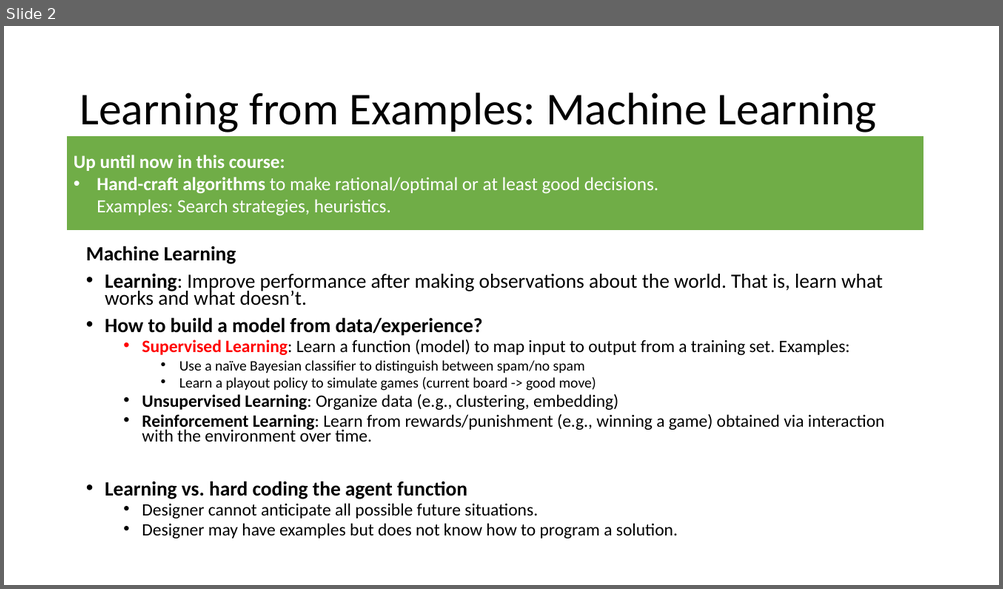
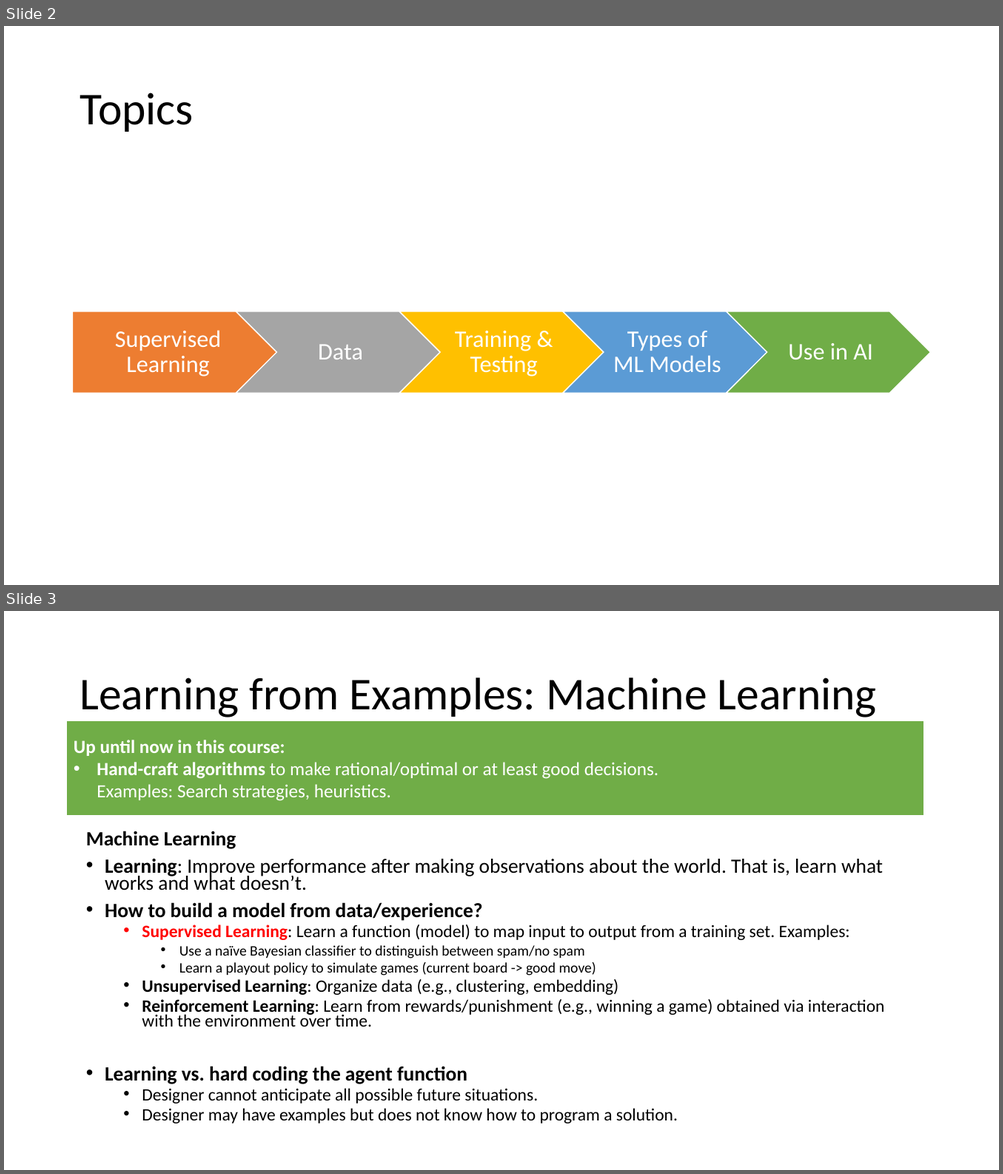
Before and after one commit to mhahsler/CS7320-AI, a slide deck: slides/19_ML_intro.pptx. Shown one above the other, each under a label of ours: slide 2 before the commit, slides 2 and 3 after it. The pictures are 1003x589 and 1003x1174 pixels, drawn with LibreOffice and Linux fonts; fonts in the diff are those of the drawing. Boxes give left, top, right and bottom in pixels: in the first picture for what was removed or moved away, otherwise in the second. Text is boxed around its words. In the diff, an @@ line names an element or a change of style, - is before the commit and + after.

```diff
--- a/slides/19_ML_intro.pptx
+++ b/slides/19_ML_intro.pptx
@@ slide 2 added at [4,26,999,585], background #FFFFFF @@
@@ title added at [79,93,193,132], 44 pt, text #000000 @@
+Topics
@@ group added at [73,312,930,393]: 5 texts, 4 chevrons, 1 pentagon arrow @@
+Supervised Learning
+Data
+Training & Testing
+Types of ML Models
+Use in AI
@@ what was slide 2 is now slide 3 @@
```
Also in this commit, not shown: 3 slides changed, 2 slides removed, 1 other file.
